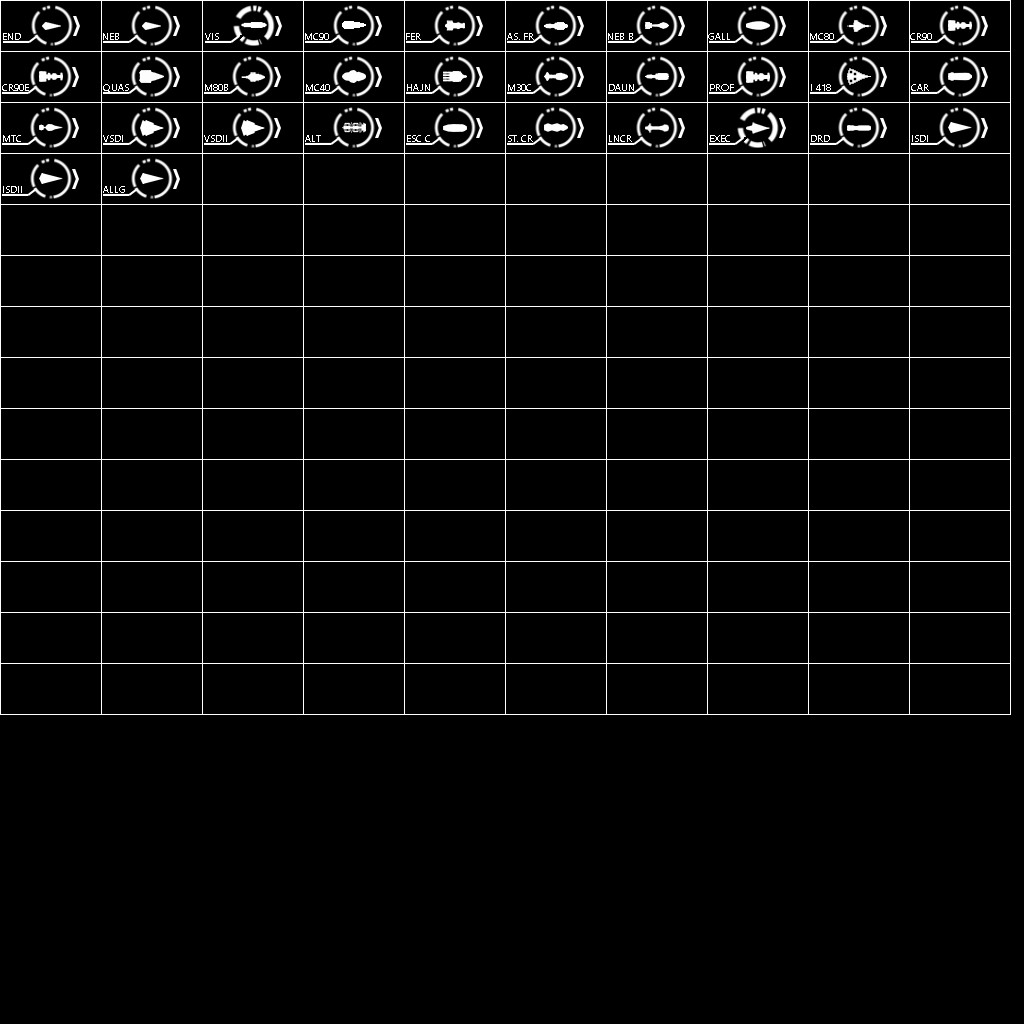
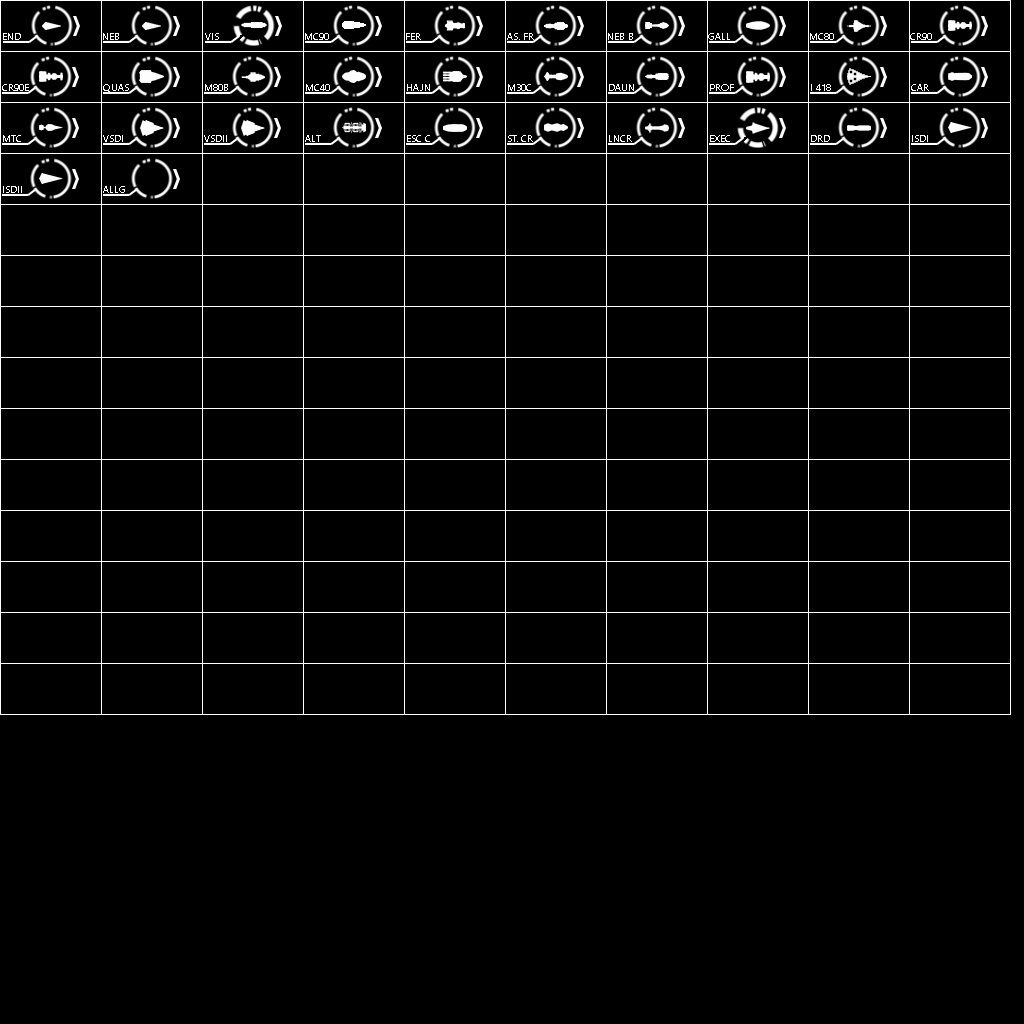
Layered file, before and after one edit (1024x1024). Changes by layer:
removed layer "Layer 65" from group "Allegiance" over [140, 173, 164, 184]
